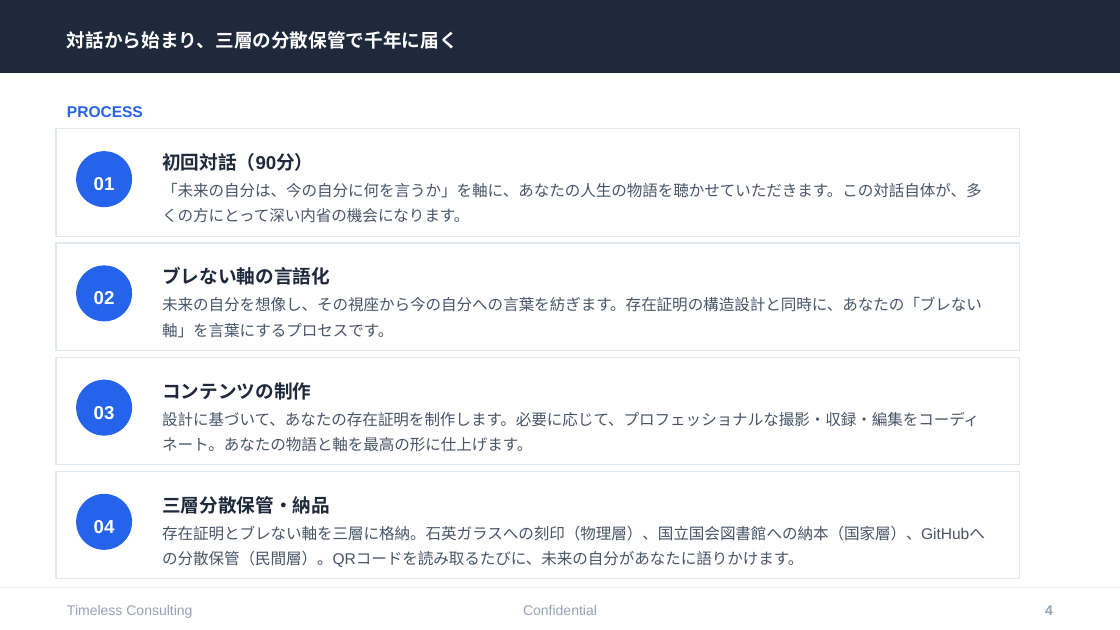
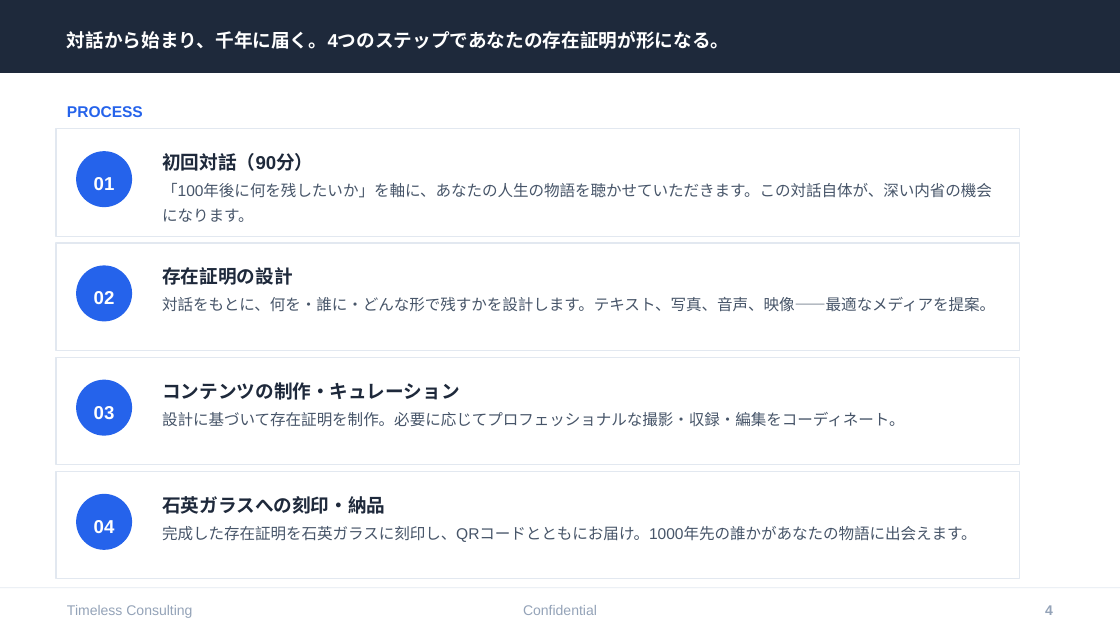
Before and after one commit to tokistorage/lp, a slide deck: slide 4 of tokistorage-client-deck.pptx. Drawn at 1120x630 pixels with LibreOffice and Linux fonts; fonts in the diff are those of the drawing. Boxes give left, top, right and bottom in pixels: in the first picture for what was removed or moved away, otherwise in the second. Text is boxed around its words. In the diff, an @@ line names an element or a change of style, - is before the commit and + after.

```diff
--- a/tokistorage-client-deck.pptx
+++ b/tokistorage-client-deck.pptx
@@ text at <box>67,31,729,49</box>: text changed @@
-対話から始まり、三層の分散保管で千年に届く
+対話から始まり、千年に届く。4つのステップであなたの存在証明が形になる。
@@ text at <box>162,183,992,222</box>: text changed @@
-「未来の自分は、今の自分に何を言うか」を軸に、あなたの人生の物語を聴かせていただきます。この対話自体が、多くの方にとって深い内省の機会になります。
+「100年後に何を残したいか」を軸に、あなたの人生の物語を聴かせていただきます。この対話自体が、深い内省の機会になります。
@@ text at <box>162,267,293,285</box>: text changed @@
-ブレない軸の言語化
+存在証明の設計
@@ text at <box>162,297,995,312</box>: text changed @@
-未来の自分を想像し、その視座から今の自分への言葉を紡ぎます。存在証明の構造設計と同時に、あなたの「ブレない軸」を言葉にするプロセスです。
+対話をもとに、何を・誰に・どんな形で残すかを設計します。テキスト、写真、音声、映像——最適なメディアを提案。
@@ text at <box>162,382,460,400</box>: text changed @@
-コンテンツの制作
+コンテンツの制作・キュレーション
@@ text at <box>162,412,904,427</box>: text changed @@
-設計に基づいて、あなたの存在証明を制作します。必要に応じて、プロフェッショナルな撮影・収録・編集をコーディネート。あなたの物語と軸を最高の形に仕上げます。
+設計に基づいて存在証明を制作。必要に応じてプロフェッショナルな撮影・収録・編集をコーディネート。
@@ text at <box>162,496,385,514</box>: text changed @@
-三層分散保管・納品
+石英ガラスへの刻印・納品
@@ text at <box>162,526,976,542</box>: text changed @@
-存在証明とブレない軸を三層に格納。石英ガラスへの刻印（物理層）、国立国会図書館への納本（国家層）、GitHubへの分散保管（民間層）。QRコードを読み取るたびに、未来の自分があなたに語りかけます。
+完成した存在証明を石英ガラスに刻印し、QRコードとともにお届け。1000年先の誰かがあなたの物語に出会えます。
```
Also in this commit, not shown: 8 other slides changed, 13 other files.
